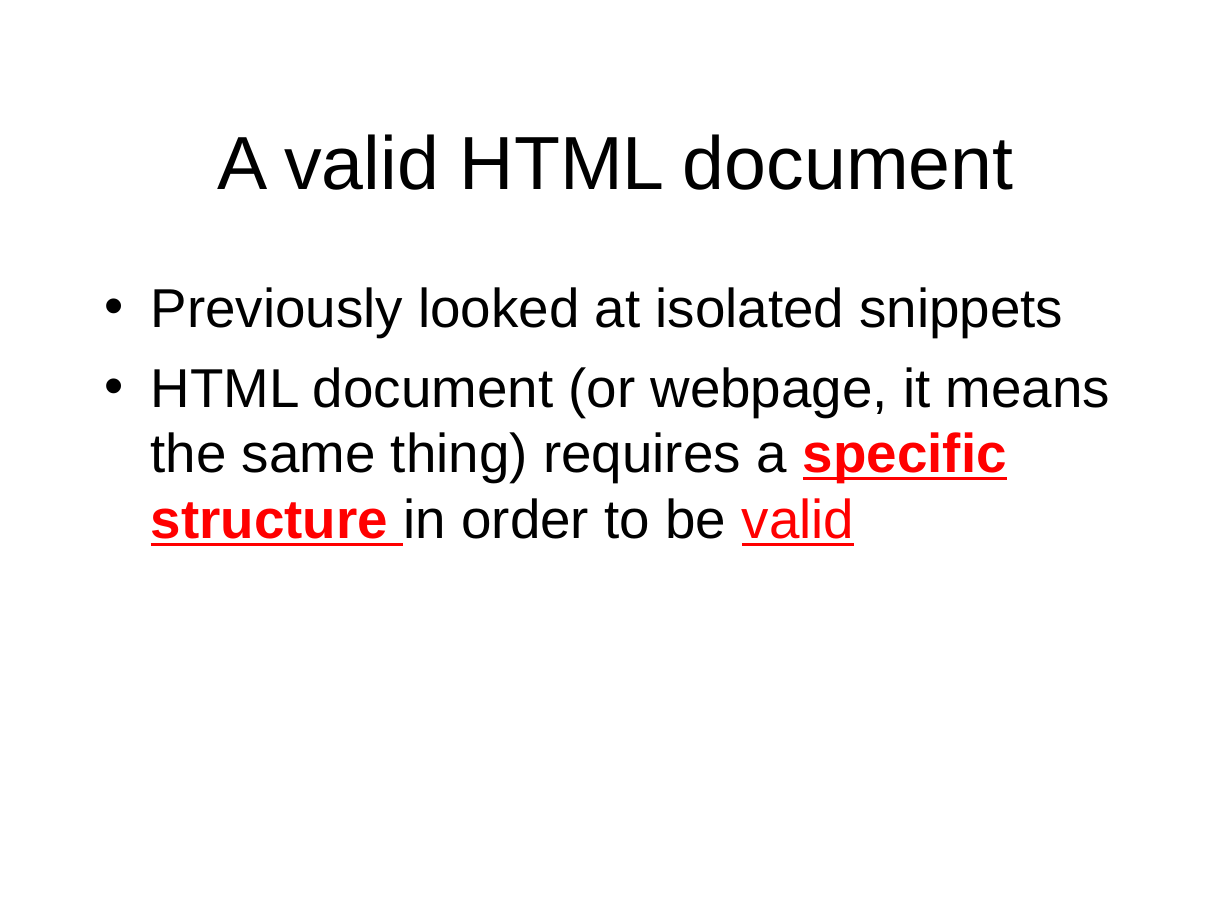
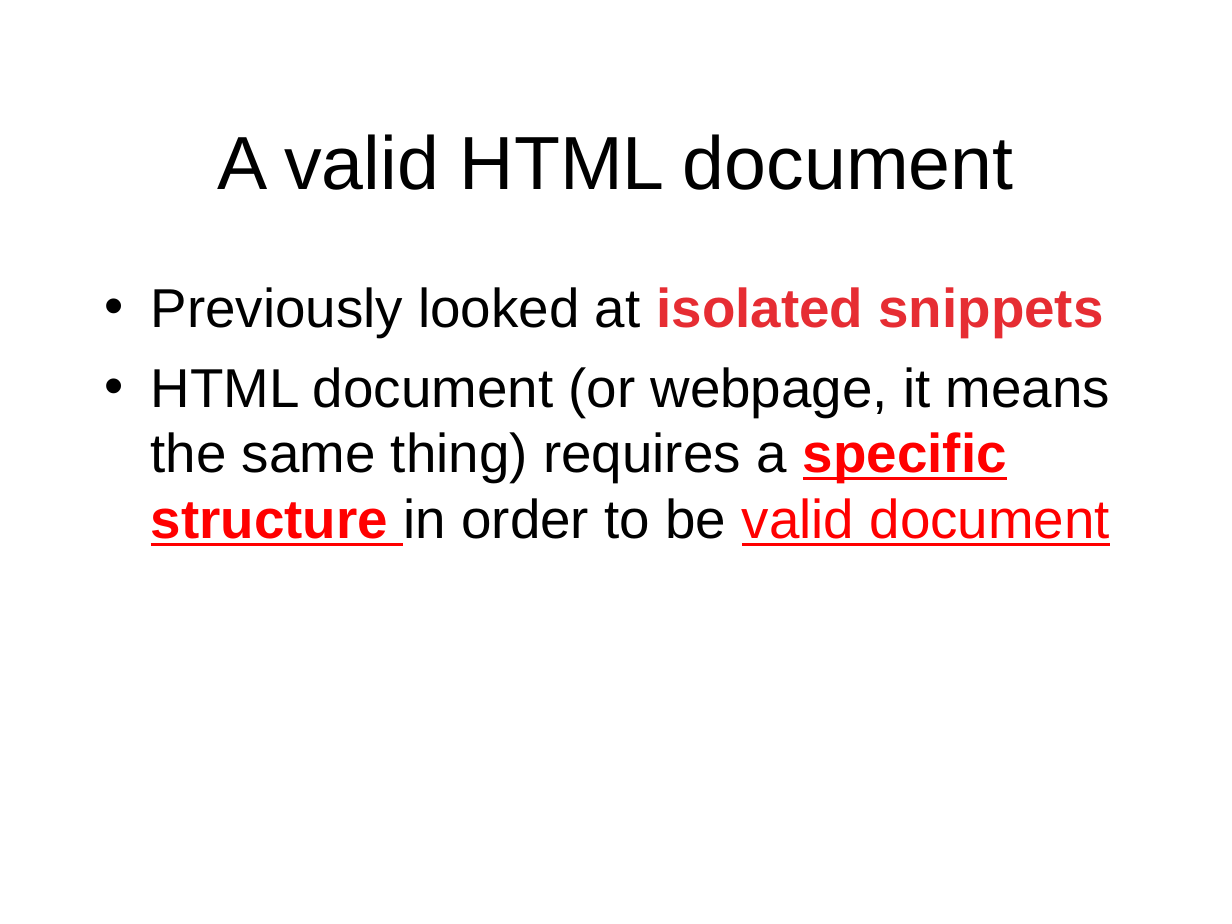
Before and after one commit to octaviordz/zjnu2017.github.io, a slide deck: slide 24 of WAD/lectures/010--Introduction.ppt. Drawn at 1232x924 pixels with LibreOffice and Linux fonts; fonts in the diff are those of the drawing. Boxes give left, top, right and bottom in pixels: in the first picture for what was removed or moved away, otherwise in the second. Text is boxed around its words. In the diff, an @@ line names an element or a change of style, - is before the commit and + after.

```diff
--- a/WAD/lectures/010--Introduction.ppt
+++ b/WAD/lectures/010--Introduction.ppt
@@ text at (151, 287, 1104, 337): text colour #000000 to #E62D33, bold on in "isolated snippets" @@
@@ text at (151, 367, 1110, 546): text changed @@
-• HTML document (or webpage, it means the same thing) requires a specific structure in order to be valid
+• HTML document (or webpage, it means the same thing) requires a specific structure in order to be valid document
```
Also in this commit, not shown: 8 other slides changed, 1 other file.
